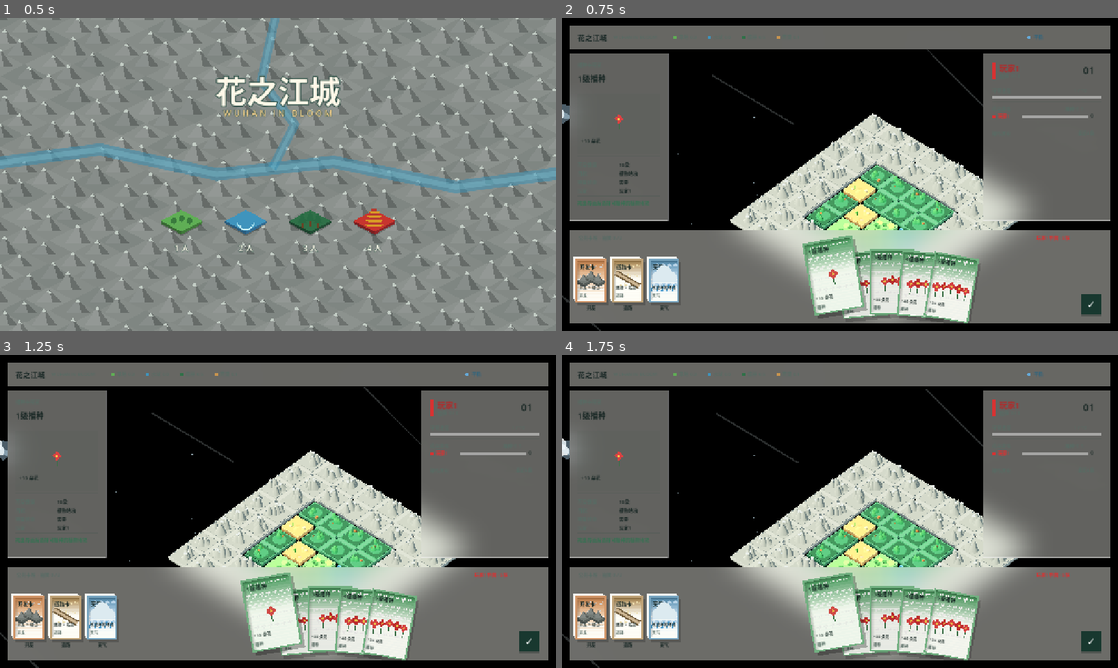
Above: before the commit, frames 1-4 (two rows, left to right).
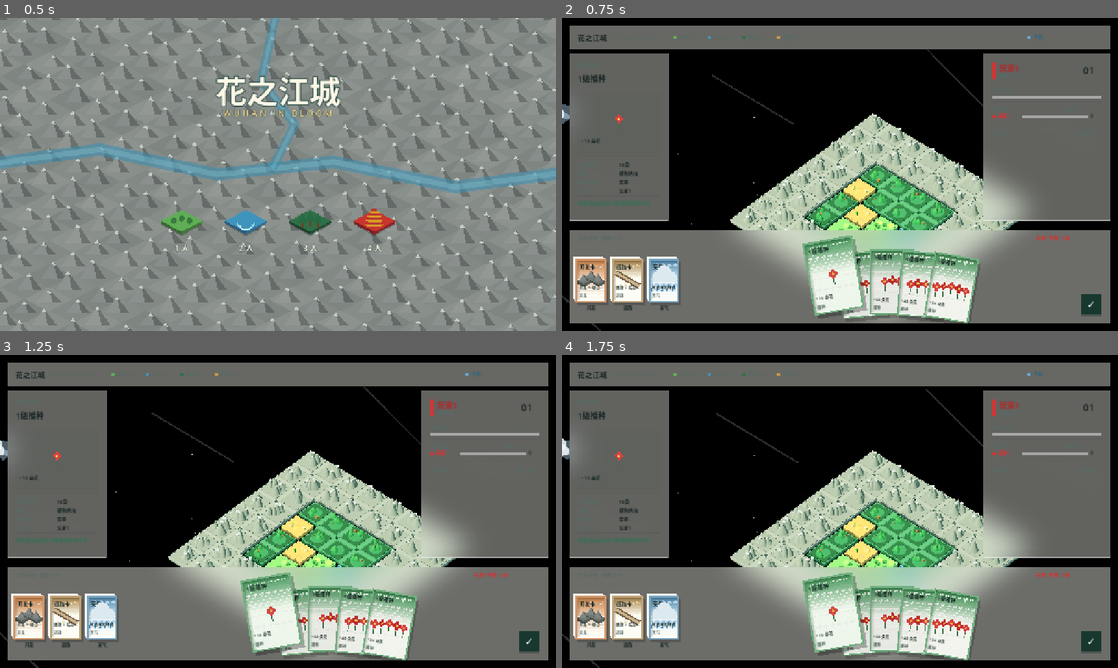
Above: after the commit, the same moments.

Repository: KurtZhang01/growcassonne
Game: Godot game, scene res://scenes/main.tscn
The game is run twice, just before and just after one commit, with the same random seed, the same clock (stepped at 60 frames per second) and the same inputs.
Inputs (mouse positions are in pixels of both pictures, inside the frame that each line leads up to):
- Up to frame 1 (0.5 s): no input
- Up to frame 2 (0.75 s): tap Enter at 0.5 s; move the mouse to (962, 158) at 0.52 s; tap 1 at 0.6 s; click (962, 158) at 0.67 s
- Up to frame 3 (1.25 s): tap Space at 0.77 s
- Up to frame 4 (1.75 s): tap Space at 1.25 s; drag from (728, 527) to (812, 574) at 1.27 s

Frame 1 is identical in both runs. In frame 2, 5.8% of the frame differs, in the area x 30-82%, y 30-68%; in frame 3, 5.8%; in frame 4, 5.8%.

Commit message:
Preserve original tile lighting

Diff:
--- a/scripts/main3d.gd
+++ b/scripts/main3d.gd
@@ -150,13 +150,13 @@
 
 	var fill = DirectionalLight3D.new()
 	fill.rotation_degrees = Vector3(30, 150, 0)
-	fill.light_energy = 0.18; fill.light_color = Color("#b9ddf0")
+	fill.light_energy = 0.22; fill.light_color = Color("#87c5c7")
 	fill.sky_mode = DirectionalLight3D.SKY_MODE_LIGHT_ONLY
 	add_child(fill)
 
 	var rim = DirectionalLight3D.new()
 	rim.rotation_degrees = Vector3(-10, -120, 0)
-	rim.light_energy = 0.08; rim.light_color = Color("#d8ecf7")
+	rim.light_energy = 0.10; rim.light_color = Color("#f5b766")
 	rim.sky_mode = DirectionalLight3D.SKY_MODE_LIGHT_ONLY
 	add_child(rim)
 
@@ -167,8 +167,8 @@
 	sky.process_mode = Sky.PROCESS_MODE_REALTIME; sky.radiance_size = Sky.RADIANCE_SIZE_128
 	e.background_mode = Environment.BG_SKY; e.sky = sky
 	e.ambient_light_source = Environment.AMBIENT_SOURCE_COLOR
-	e.ambient_light_color = Color("#e8f5fb")
-	e.ambient_light_energy = 0.66
+	e.ambient_light_color = Color("#a7d6c4")
+	e.ambient_light_energy = 0.60
 	e.tonemap_mode = Environment.TONE_MAPPER_FILMIC
 	e.glow_enabled = true; e.glow_intensity = 0.14; e.glow_bloom = 0.02
 	env.environment = e; add_child(env)
